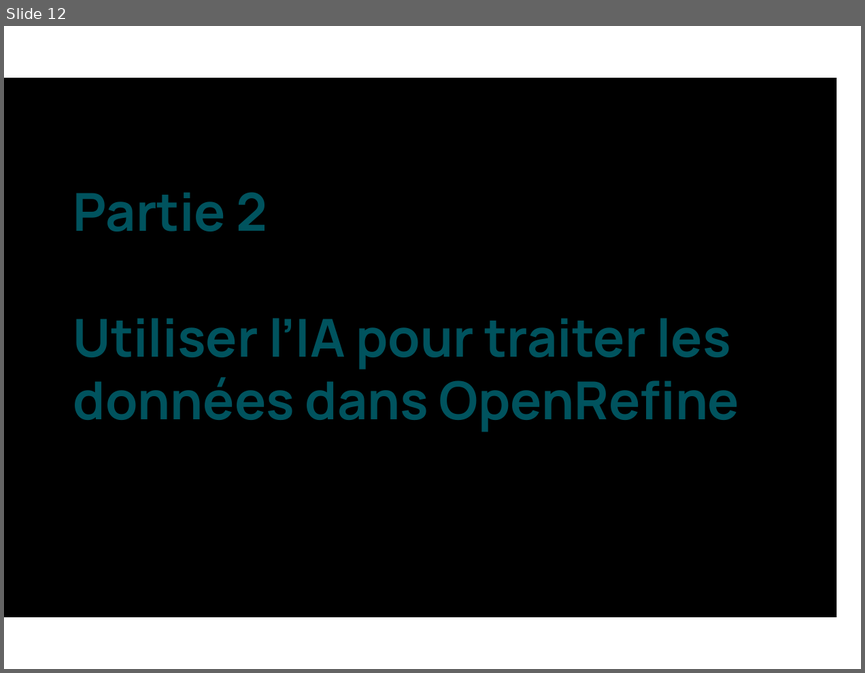
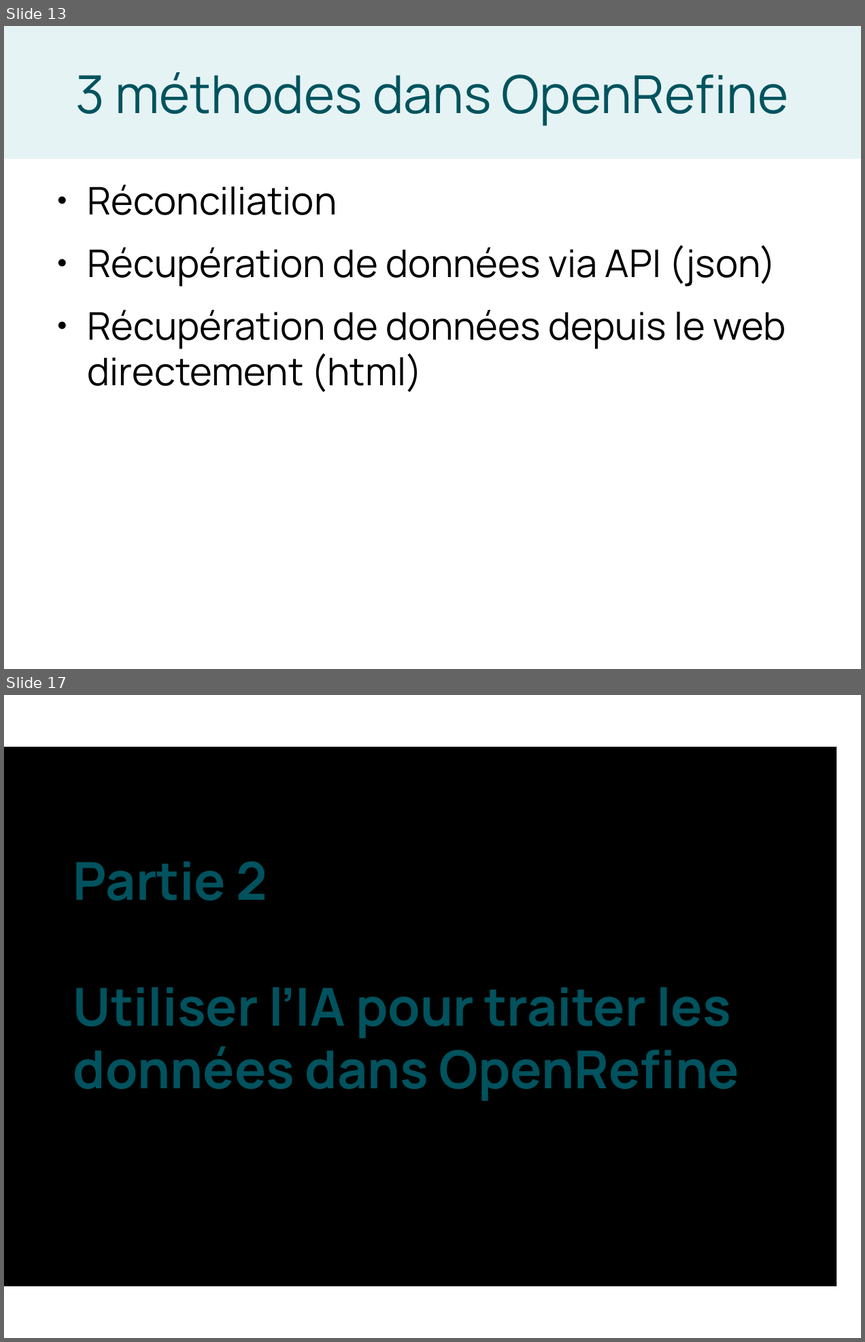
Before and after one commit to liowalter/open-refine-libreabc2025, a slide deck: presentation/openrefine-libreABC2025.odp. Shown one above the other, each under a label of ours: slide 12 before the commit, slides 13 and 17 after it; the slides between them are not shown. The pictures are 865x673 and 865x1342 pixels, drawn with LibreOffice and Linux fonts; fonts in the diff are those of the drawing. Boxes give left, top, right and bottom in pixels: in the first picture for what was removed or moved away, otherwise in the second. Text is boxed around its words. In the diff, an @@ line names an element or a change of style, - is before the commit and + after.

```diff
--- a/presentation/openrefine-libreABC2025.odp
+++ b/presentation/openrefine-libreABC2025.odp
@@ slide 13 added at (x1=4, y1=26, x2=861, y2=669), background #FFFFFF @@
@@ title added at (x1=4, y1=26, x2=861, y2=159), fill #E6F3F4, 44 pt, text #00535E @@
+3 méthodes dans OpenRefine
@@ text added at (x1=88, y1=184, x2=786, y2=392), 32 pt, text #000000 @@
+● Réconciliation
+● Récupération de données via API (json)
+● Récupération de données depuis le web directement (html)
@@ what was slide 12 is now slide 17 @@
```
Also in this commit, not shown: 4 slides changed, 4 other slides added, 1 other file.
